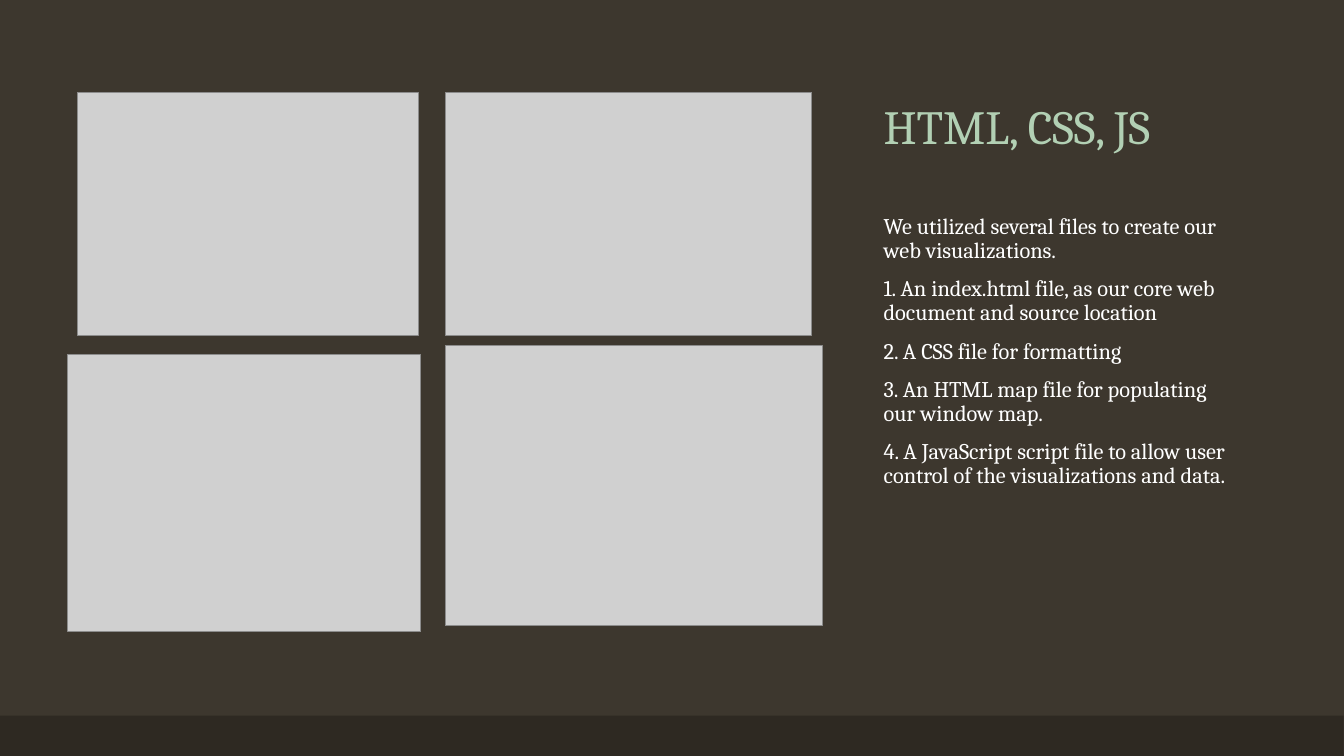
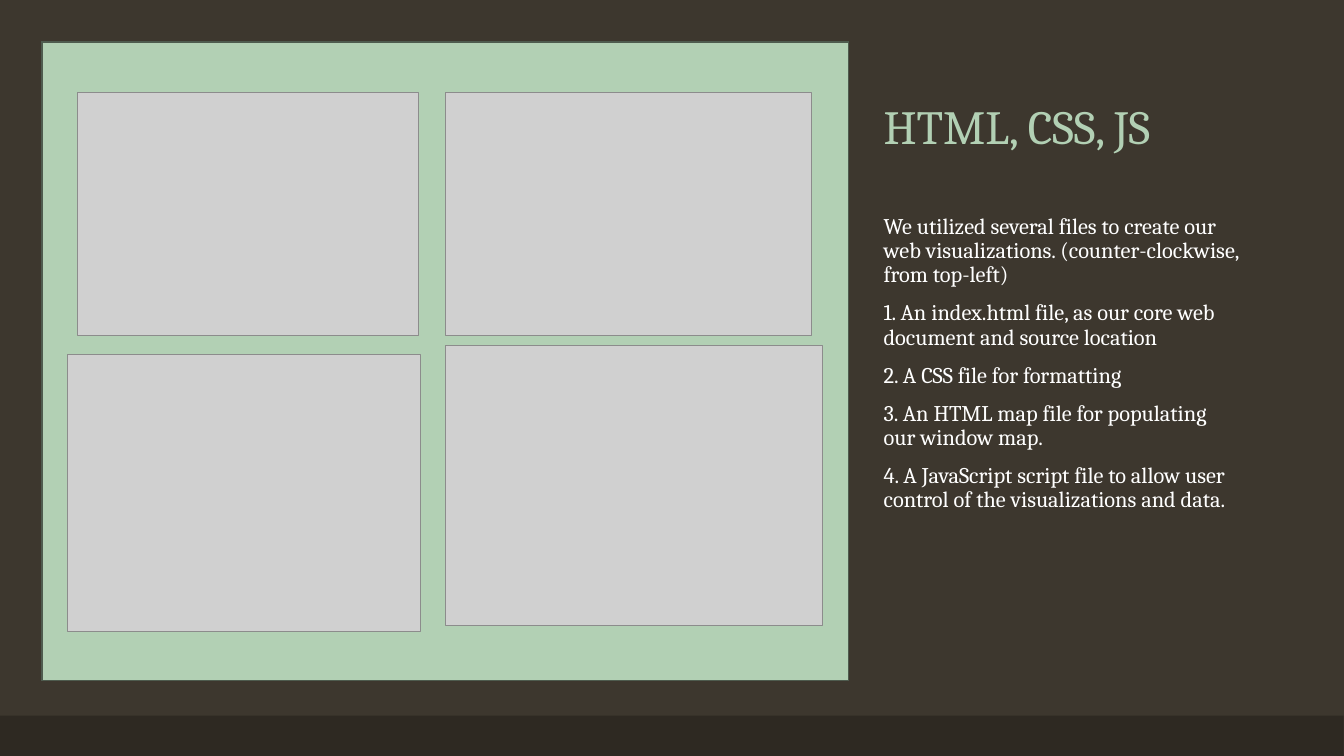
Before and after one commit to hannahdoby/project-3, a slide deck: slide 11 of YelpForTravelHelp.pptx. Drawn at 1344x756 pixels with LibreOffice and Linux fonts; fonts in the diff are those of the drawing; grey boxes stand for pictures. Boxes give left, top, right and bottom in pixels: in the first picture for what was removed or moved away, otherwise in the second. Text is boxed around its words. In the diff, an @@ line names an element or a change of style, - is before the commit and + after.

```diff
--- a/YelpForTravelHelp.pptx
+++ b/YelpForTravelHelp.pptx
@@ rectangle added at bbox=[42, 42, 849, 681], fill #B2D0B4, outline #4E5B4F 1 pt @@
@@ text at bbox=[884, 218, 1239, 287]: text changed @@
-We utilized several files to create our web visualizations.
+We utilized several files to create our web visualizations. (counter-clockwise, from top-left)
```
Also in this commit, not shown: 3 other slides changed, 1 slide added, 1 slide removed.
